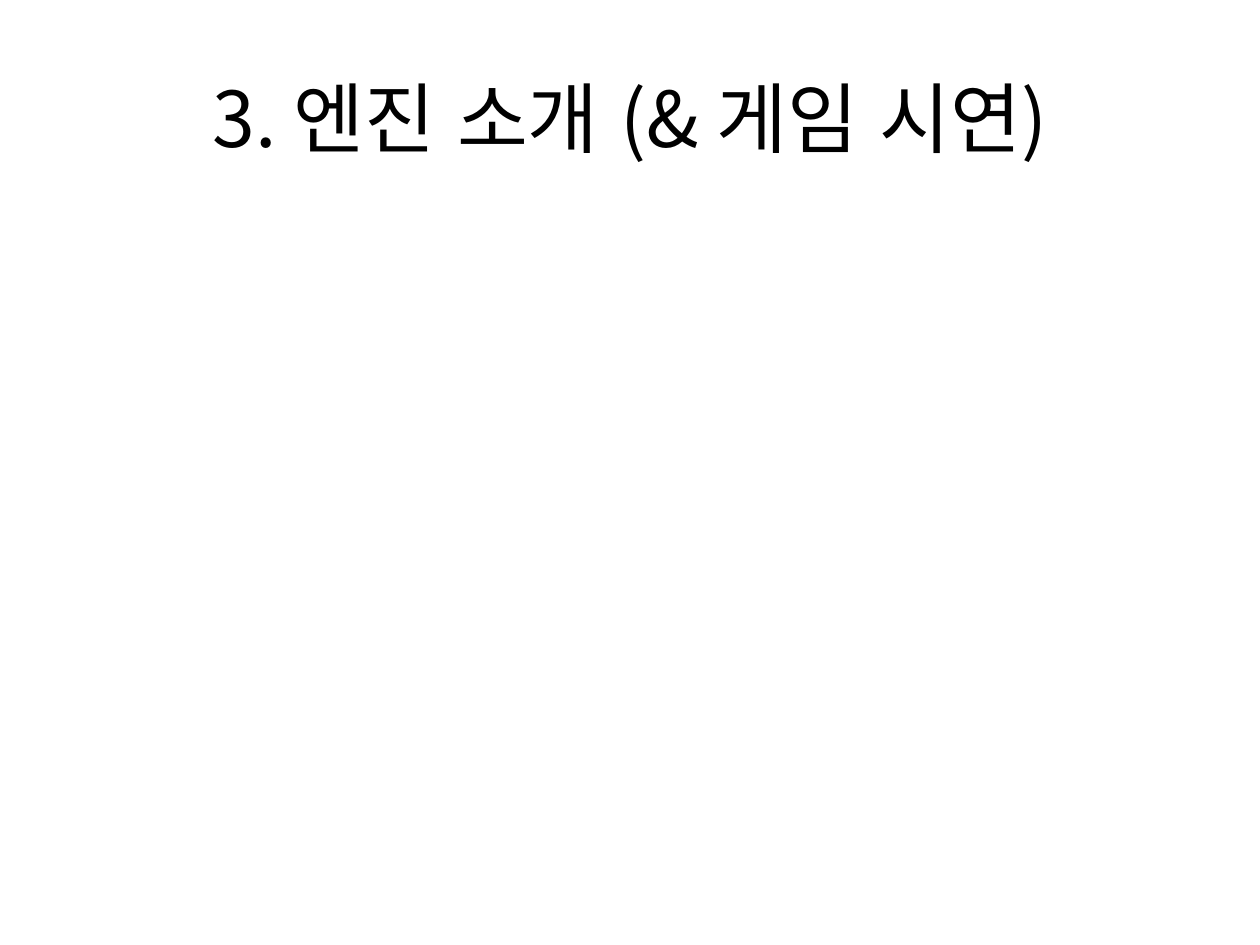
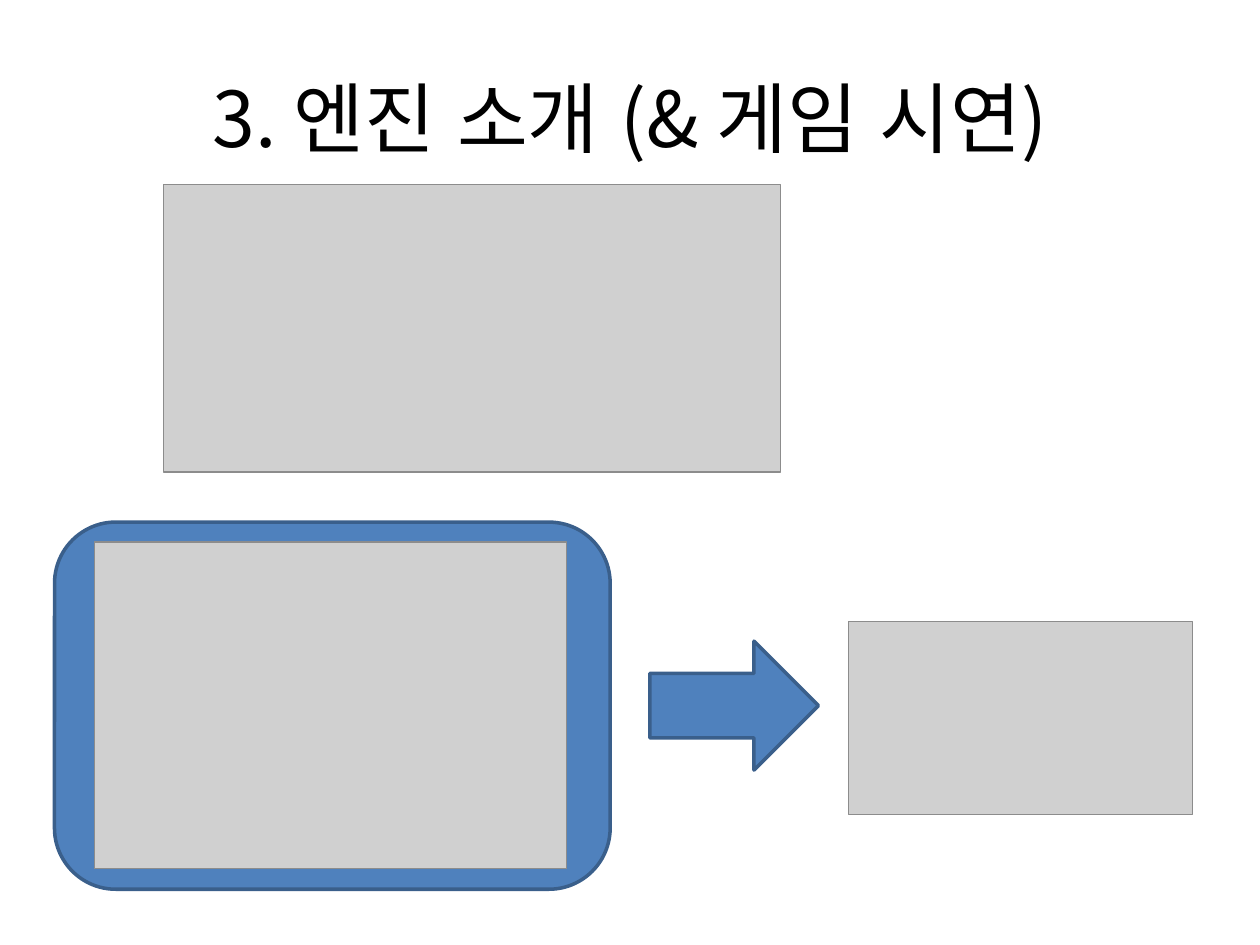
Before and after one commit to TomLeeLive/enpgame, a slide deck: slide 8 of doc/_pt_doc/N2_Team_1st_PT_20161024.pptx. Drawn at 1260x945 pixels with LibreOffice and Linux fonts; fonts in the diff are those of the drawing; grey boxes stand for pictures; background and template pictures are left out. Boxes give left, top, right and bottom in pixels: in the first picture for what was removed or moved away, otherwise in the second. Text is boxed around its words. In the diff, an @@ line names an element or a change of style, - is before the commit and + after.

```diff
--- a/doc/_pt_doc/N2_Team_1st_PT_20161024.pptx
+++ b/doc/_pt_doc/N2_Team_1st_PT_20161024.pptx
@@ picture added at (164,185,781,472) @@
@@ rounded rectangle added at (54,522,610,888), fill #4F81BD, outline #3A5F8C 2 pt @@
@@ picture added at (94,542,567,868) @@
@@ picture added at (848,621,1192,814) @@
@@ right arrow added at (650,641,819,770), fill #4F81BD, outline #3A5F8C 2 pt @@
```
Also in this commit, not shown: 1 other slide changed, 7 slides added.
